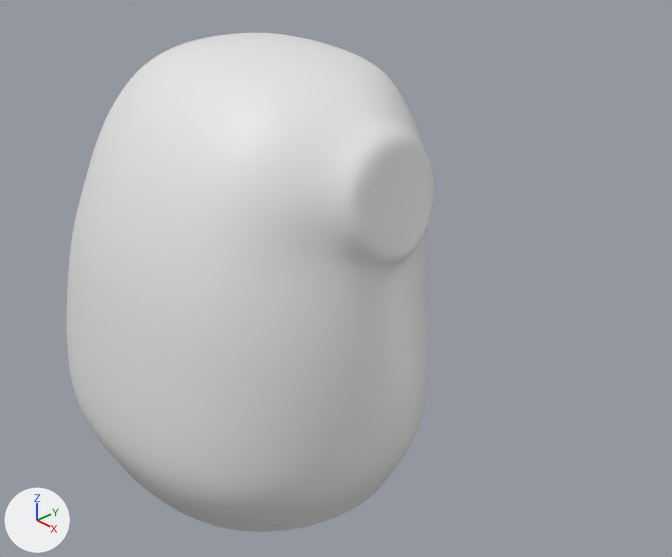
The Blender file tanuki.blend: old version first, new version second.
Rendered twice from a 50 mm lens placed at (1.134, -0.847, 0.407), pointed at (0.122, 0.106, -0.313). Every picture has the same lights, and +X, +Y and +Z are marked at lower left.

Script lines for the objects in view, before the commit:
```python
me_cube_001 = bpy.data.meshes.new('Cube.001')
me_cube_001.from_pydata(...)  # 149 vertices, 132 faces; spans x 0.0..0.89, y -0.74..0.74, z -0.61..1.2
me_cube_001.polygons.foreach_set('use_smooth', [True] * 132)
# before: 18 (0.0, -0.72, 0.0), 23 (0.0, -0.56, 0.64), 29 (0.0, -0.67, 0.28), 57 (0.4, -0.67, 0.0), 65 (0.34, -0.51, 0.64)
# before: 78 (0.39, -0.62, 0.28), 79 (0.0, -0.63, 0.46), 80 (0.0, -0.7, 0.13), 118 (0.4, -0.64, 0.13), 119 (0.37, -0.58, 0.46)
ob_cube = bpy.data.objects.new('Cube', me_cube_001)
ob_cube.location = (0.0, 0.0, -0.396)
ob_cube.scale = (0.388, 0.388, 0.388)
_m = ob_cube.modifiers.new('Mirror', 'MIRROR')
_m.use_clip = True
_m = ob_cube.modifiers.new('Subdivision', 'SUBSURF')
```
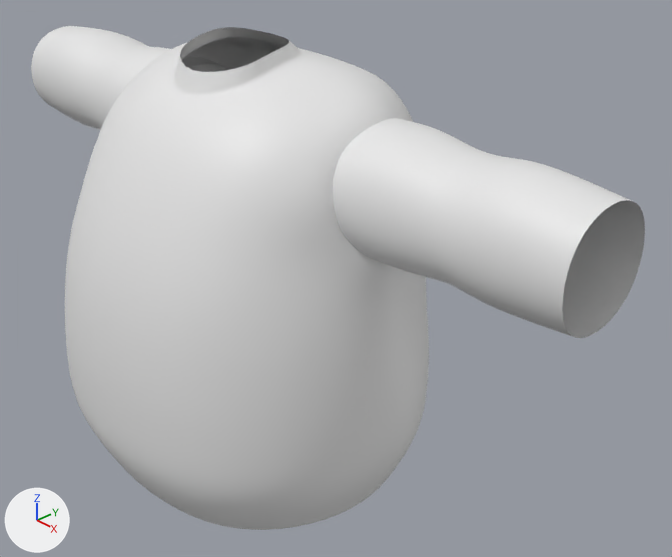
The change, as a list of edits to the scene's bpy script:
```text
Change me_cube_001:
    used by ob_cube; location = (0.0, 0.0, -0.396); scale = (0.388, 0.388, 0.388)
    verts and faces of me_cube_001; kept vertices keep their numbers, new ones are numbered from 149
    remove me_cube_001.from_pydata(...)  # 149 vertices, 132 faces; spans x 0.0..0.89, y -0.74..0.74, z -0.61..1.2
    add me_cube_001.from_pydata(...)  # 177 vertices, 162 faces; spans x 0.0..0.89, y -0.74..0.77, z -0.61..1.23
    me_cube_001 part 1
    2 vertices are removed from x 0.57, y -0.45..0.44, z -0.61
    8 faces are deleted
    21 vertices are added at x 0.0..0.78, y -0.63..0.63, z -0.61..-0.47
    32 new faces join them
    me_cube_001 part 2
    4 vertices are removed from x 0.0..0.25, y -0.11..0.22, z 1.13..1.2
    8 faces are deleted
    6 vertices in x 0.0..0.4, y 0.67..0.74, z 0.0..0.28 move by (0.0, 0.01, 0.0)
    4 vertices in x 0.0..0.32, y 0.62..0.71, z 0.81..0.96 move by (0.0, 0.05, -0.09)
    3 vertices in x 0.0..0.51, y 0.49..0.52, z 0.96..1.14 move by (0.0, 0.02, -0.06)
    3 vertices in x 0.26..0.75, y -0.23..0.32, z 0.46..1.06 move by (0.0, 0.0, -0.02)
    41 vertices move from x 0.0..0.85, y -0.25..0.73, z 0.46..1.18 to x 0.0..0.83, y -0.29..0.77, z 0.43..1.15
    13 vertices are added at x 0.0..0.24, y -0.21..0.31, z 1.1..1.23
    14 new faces join them
    me_cube_001 part 3
    add for i in [18, 23, 57, 65]: verts[i] += (0.0, -0.01, 0.0)
    add for i in [29, 78, 79, 80, 119]: verts[i] += (0.0, -0.02, 0.0)
    add verts[118] = (0.4, -0.67, 0.13)  # moved
Add me_cube:
    me_cube.from_pydata(...)  # 336 vertices, 320 faces; spans x -0.396..0.18, y 2.132..2.442, z -0.125..0.144
    me_cube.polygons.foreach_set('use_smooth', [True] * 320)
Add ob_cube_001:
    ob_cube_001 = bpy.data.objects.new('Cube.001', me_cube)
    ob_cube_001.location = (0.333, 1.805, -0.092)
    ob_cube_001.scale = (-0.758, -0.758, -0.758)
    _m = ob_cube_001.modifiers.new('Subdivision', 'SUBSURF')
    _m.levels = 2
    _m = ob_cube_001.modifiers.new('Mirror', 'MIRROR')
    _m.mirror_object = ob_cube
```

Where the change shows, as pixel boxes [x1, y1, x2, y2] in the pictures (672 x 557 px; the box of a moved part takes in the faces that stretch with it):
'Cube', reshaped: before [67, 33, 434, 532]; after [65, 27, 429, 530]
'Cube.001', added: after [31, 26, 645, 338]
part 1 of me_cube_001, built on: before [109, 452, 394, 532]; after [117, 461, 395, 530]
part 2 of me_cube_001, built on: before [99, 33, 426, 327]; after [99, 27, 426, 327]
part 3 of me_cube_001, moved or reshaped: before [67, 136, 262, 452]; after [65, 136, 260, 453]
